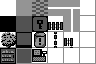
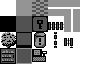
Comparing the layer stacks of the two 96x64 images. Changes:
hid "bg" over [0, 0, 96, 64]
